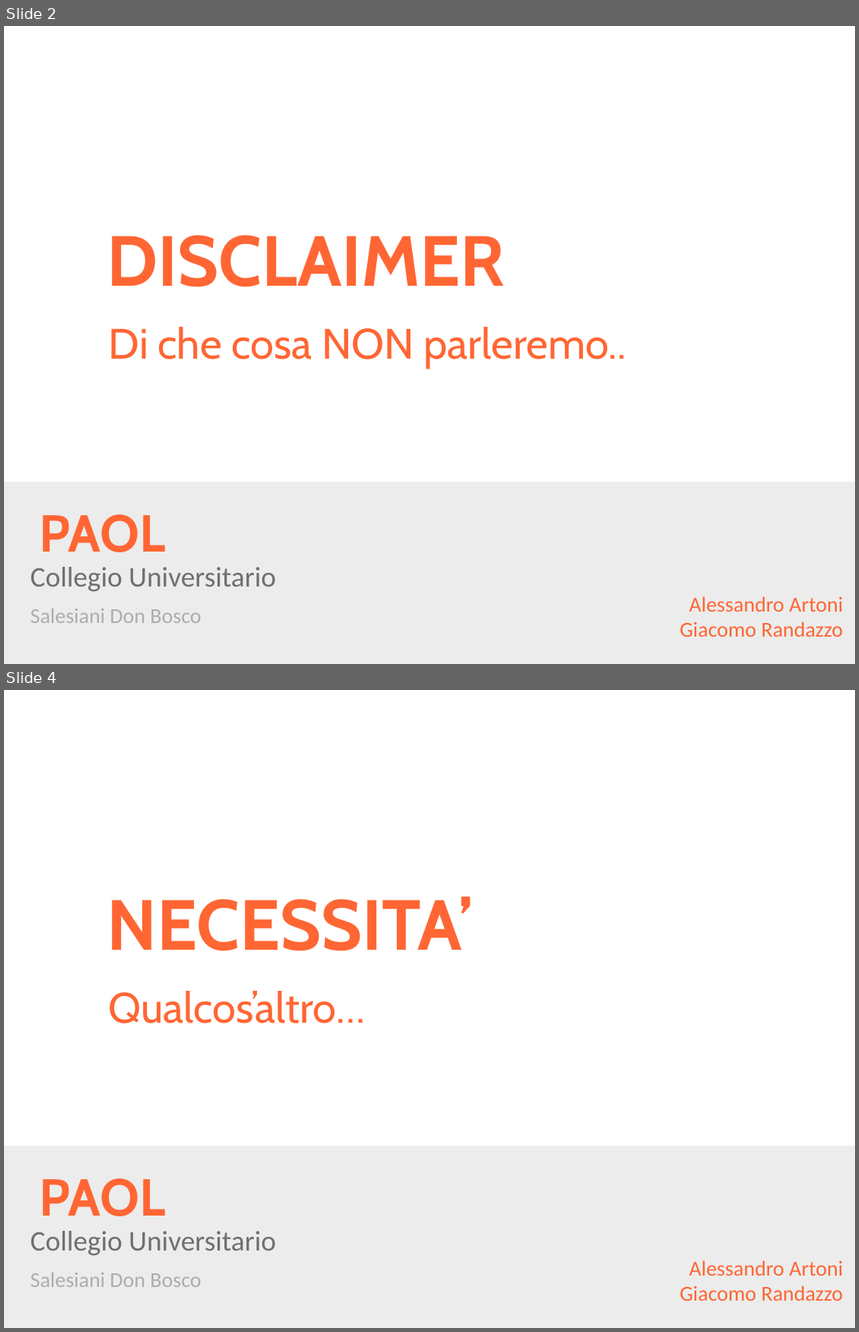
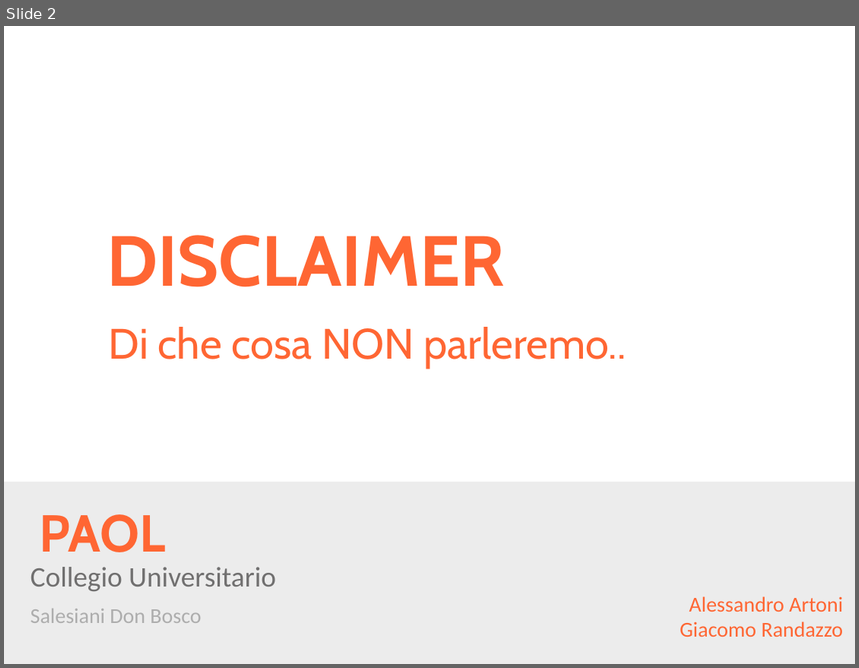
Before and after one commit to AlessandroArtoni/blockchainAndCriptocurrencies, a slide deck: Presentazione.pptx. Shown one above the other, each under a label of ours: slides 2 and 4 before the commit, slide 2 after it; the slides between them are not shown. The pictures are 859x1332 and 859x668 pixels, drawn with LibreOffice and Linux fonts; fonts in the diff are those of the drawing; background and template pictures are left out. Boxes give left, top, right and bottom in pixels: in the first picture for what was removed or moved away, otherwise in the second. Text is boxed around its words. In the diff, an @@ line names an element or a change of style, - is before the commit and + after.

```diff
--- a/Presentazione.pptx
+++ b/Presentazione.pptx
@@ slide 4 removed at bbox=[4, 690, 855, 1328], background #FFFFFF; not listed: 5 template elements that a slide beside it also shows @@
@@ title removed at bbox=[107, 897, 472, 951] @@
-NECESSITA’
@@ text removed at bbox=[109, 991, 366, 1024] @@
-Qualcos’altro…
```
Also in this commit, not shown: 22 slides added, 1 other slide removed.
